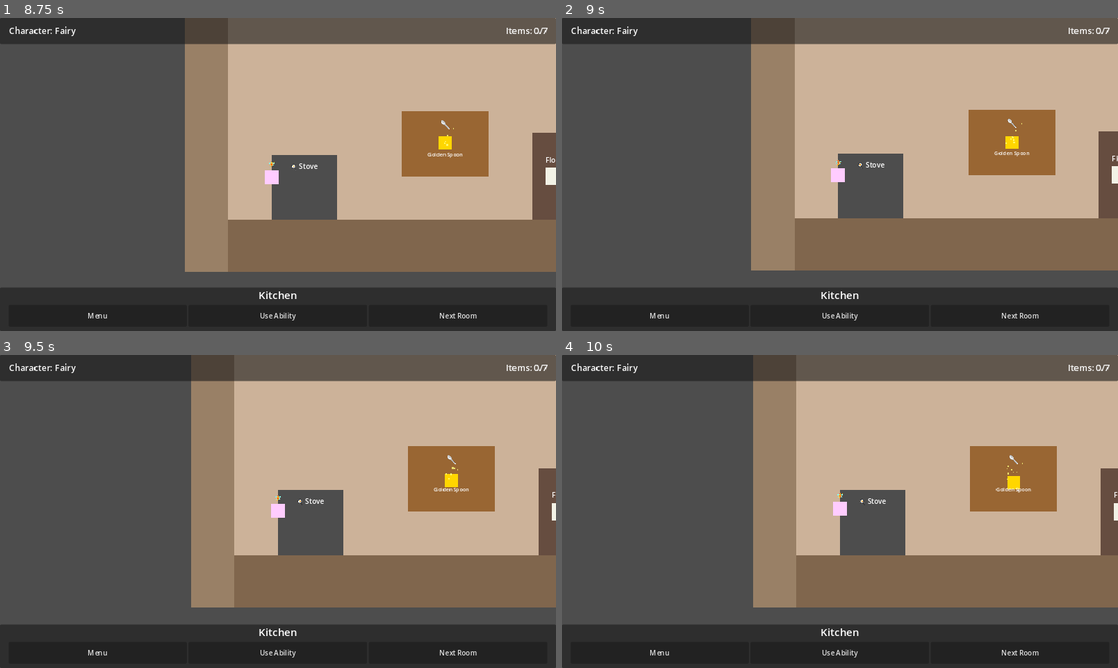
Above: before the commit, frames 1-4 (two rows, left to right).
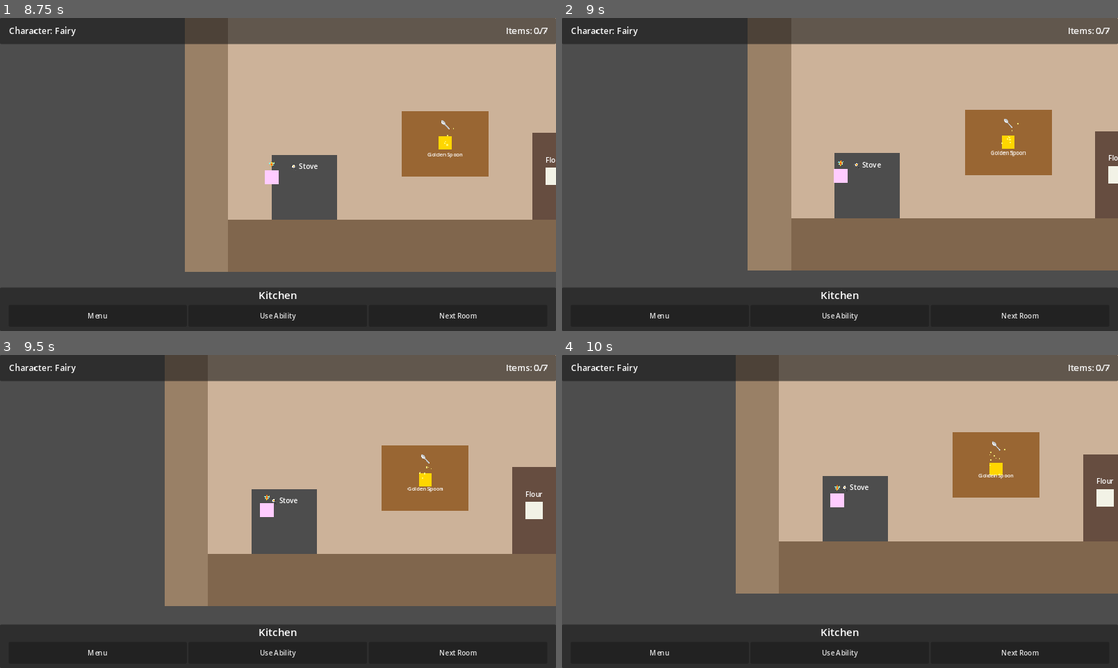
Above: after the commit, the same moments.

Repository: TiberiousDoom/hello-world
Game: Godot game, scene res://scenes/MainMenu.tscn
The game is run twice, just before and just after one commit, with the same random seed, the same clock (stepped at 60 frames per second) and the same inputs.
Inputs (mouse positions are in pixels of both pictures, inside the frame that each line leads up to):
- Up to frame 1 (8.75 s): click "Start Adventure" at 0.5 s; click "🐜 The Ant Wall climbing & tun…" at 1.25 s; click "Next Room" at 2 s; click "Next Room" at 2.75 s; click "Use Ability" at 3.5 s; click "Use Ability" at 4.25 s; click "Use Ability" at 5 s; click "Next Room" at 5.75 s; click "Menu" at 6.5 s; click "Start Adventure" at 7.25 s; click "🧚 The Fairy Flight & magic" at 8 s
- Up to frame 2 (9 s): tap Enter at 8.75 s; move the mouse to (1117, 177) at 8.77 s; click (1117, 177) at 8.92 s
- Up to frame 3 (9.5 s): no input
- Up to frame 4 (10 s): tap Enter at 9.5 s; move the mouse to (873, 520) at 9.52 s; click (873, 520) at 9.67 s

Frame 1 is identical in both runs. In frame 2, 2.0% of the frame differs, in the area x 33-100%, y 0-81%; in frame 3, 14%; in frame 4, 16%, in the area x 31-100%, y 0-81%.

Commit message:
Fix critical movement bug - revert to _input() with proper UI detection
FIXES:
- Reverted _unhandled_input() back to _input() for reliable event handling
- Added manual bounds checking for TopBar (60px) and BottomBar (100px)
- Characters now respond to mouse clicks again
- UI clicks no longer move the character

The _unhandled_input() approach was preventing mouse events from reaching
the game controller. This simpler solution checks click position against
UI panel bounds before moving the character.

Diff:
--- a/scripts/Game.gd
+++ b/scripts/Game.gd
@@ -71,11 +71,25 @@
 		update_ui()
 		print("Loaded room: ", room_name)
 
-func _unhandled_input(event):
-	"""Handle tap-to-move input (only if not handled by UI)"""
+func _input(event):
+	"""Handle tap-to-move input"""
 	if event is InputEventMouseButton and event.pressed and event.button_index == MOUSE_BUTTON_LEFT:
+		# Check if we clicked on UI by testing TopBar and BottomBar bounds
+		var mouse_pos = event.position
+		var viewport_size = get_viewport().get_visible_rect().size
+
+		# TopBar is at top, 60px high
+		var topbar_rect = Rect2(0, 0, viewport_size.x, 60)
+		if topbar_rect.has_point(mouse_pos):
+			return  # Don't move character if TopBar was clicked
+
+		# BottomBar is at bottom, 100px high
+		var bottombar_rect = Rect2(0, viewport_size.y - 100, viewport_size.x, 100)
+		if bottombar_rect.has_point(mouse_pos):
+			return  # Don't move character if BottomBar was clicked
+
+		# Move character to clicked position
 		if current_character:
-			# Get click position in world space
 			var click_pos = get_global_mouse_position()
 			current_character.set_target(click_pos)
 
